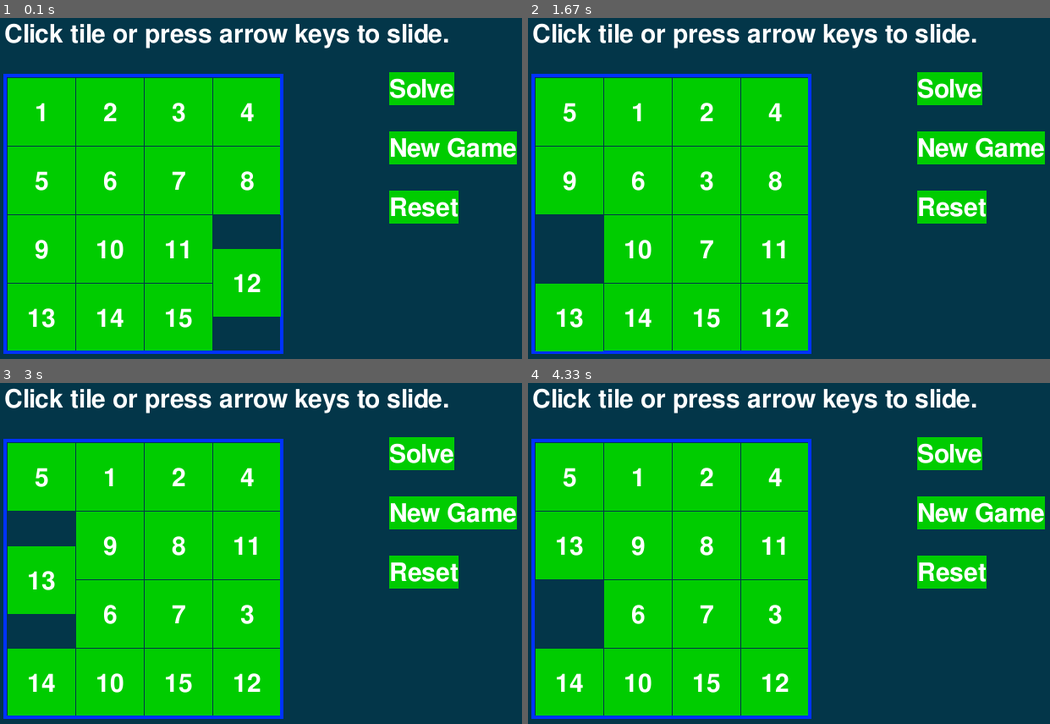
Above: before the commit, frames 1-4 (two rows, left to right).
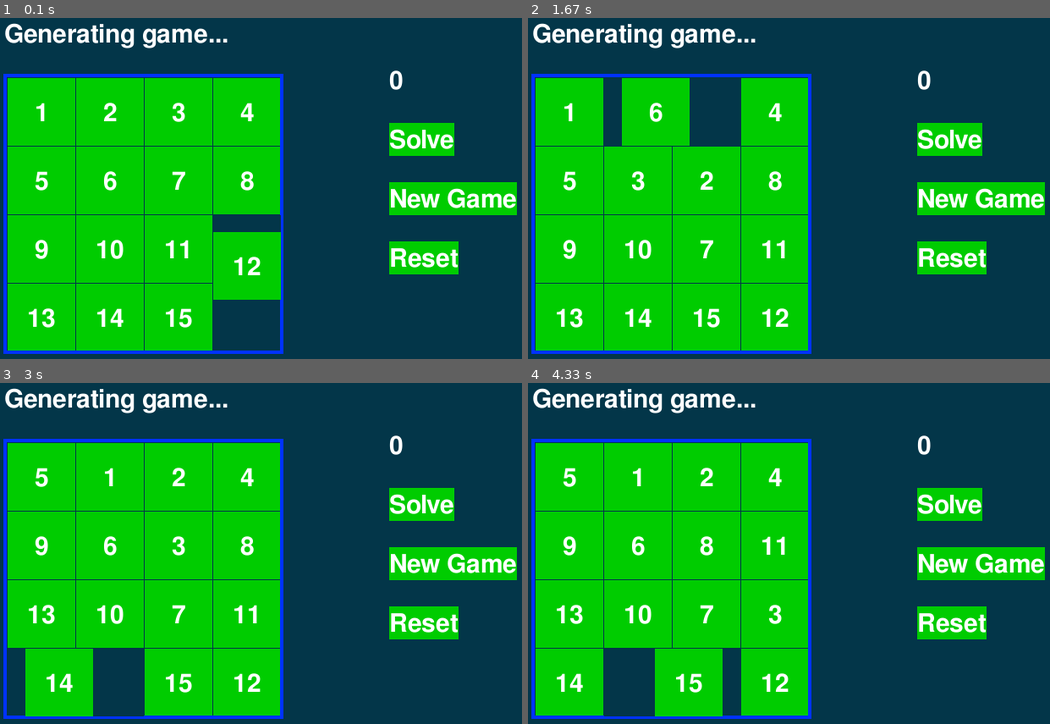
Above: after the commit, the same moments.

Repository: iorilan/py_game_playground
Game: pygame game, started from 04/run.py
Same seed, same stepped clock (60 frames per second), same inputs: the game is played once before the commit and once after it.
Inputs:
- Up to frame 1 (0.1 s): no input
- Up to frame 2 (1.67 s): no input
- Up to frame 3 (3 s): no input
- Up to frame 4 (4.33 s): no input

The runs differ from the first frame. In frame 1, 11% of the frame differs, in the area x 1-100%, y 1-88%; in frame 2, 15%; in frame 3, 16%, in the area x 1-100%, y 1-98%; in frame 4, 15%.

Commit message:
summary of py game

Diff:
--- a/04/game_context.py
+++ b/04/game_context.py
@@ -26,7 +26,7 @@
     BUTTONTEXTCOLOR = BLACK
     MESSAGECOLOR = WHITE
 
-    XMARGIN = 10#int((WINDOWWIDTH - (TILESIZE * BOARDWIDTH + (BOARDWIDTH - 1))) / 2)
+    XMARGIN = 10 #int((WINDOWWIDTH - (TILESIZE * BOARDWIDTH + (BOARDWIDTH - 1))) / 2)
     YMARGIN = int((WINDOWHEIGHT - (TILESIZE * BOARDHEIGHT + (BOARDHEIGHT - 1))) / 2)
 
     UP = 'up'
@@ -43,14 +43,18 @@
     NEW_RECT= None
     SOLVE_SURF= None
     SOLVE_RECT= None
+    STEP_SURF=None
+    STEP_RECT=None
+    STEP_TOTAL=0
 
     MAIN_BOARD = None
     SOLUTION_SEQ = None
     SOLVEDBOARD = None
 
     ALL_MOVES = []
-
     SLIDE_TO = None
 
+    TOTAL_NUMBER = 30
+    SLIDE_SPEED=20
 
-    TOTAL_NUMBER = 30
+    TEXT_DISPLAY=''
--- a/04/helper.py
+++ b/04/helper.py
@@ -1,7 +1,7 @@
 import pygame, sys, random
 from pygame.locals import *
 from game_context import ctx
-
+import numpy as np
 
 
 def initialize():
@@ -10,97 +10,105 @@
     ctx.BASICFONT = pygame.font.Font('freesansbold.ttf', ctx.BASICFONTSIZE)
 
     offset_x=180
-    offset_y=270
+    offset_y=210
     # Store the option buttons and their rectangles in OPTIONS.
     ctx.RESET_SURF, ctx.RESET_RECT = makeText('Reset',    ctx.TEXTCOLOR, ctx.TILECOLOR, ctx.WINDOWWIDTH - offset_x, ctx.WINDOWHEIGHT - offset_y)
     ctx.NEW_SURF,   ctx.NEW_RECT   = makeText('New Game', ctx.TEXTCOLOR, ctx.TILECOLOR, ctx.WINDOWWIDTH - offset_x, ctx.WINDOWHEIGHT - offset_y-70)
     ctx.SOLVE_SURF, ctx.SOLVE_RECT = makeText('Solve',    ctx.TEXTCOLOR, ctx.TILECOLOR, ctx.WINDOWWIDTH - offset_x, ctx.WINDOWHEIGHT - offset_y-140)
+    ctx.STEP_SURF, ctx.STEP_RECT = makeText(str(ctx.STEP_TOTAL),    ctx.TEXTCOLOR, ctx.TILECOLOR, ctx.WINDOWWIDTH - offset_x, ctx.WINDOWHEIGHT - offset_y-210)
 
     renew_game(ctx.TOTAL_NUMBER)
     ctx.SOLVEDBOARD = getStartingBoard()
 
 
-def renew_game(numSlides):
+def renew_game(steps):
     ctx.SOLUTION_SEQ = []
     ctx.MAIN_BOARD = getStartingBoard()
     lastMove = None
-    for i in range(numSlides):
+    ctx.TEXT_DISPLAY = 'Generating game...'
+    ctx.STEP_TOTAL=0
+    for i in range(steps):
         move = getRandomMove(ctx.MAIN_BOARD, lastMove)
         makeMove(ctx.MAIN_BOARD, move)
 
         ctx.SOLUTION_SEQ.append(move)
         lastMove = move
 
-
+    ctx.TEXT_DISPLAY = 'press arrow keys to slide'
+
+"""
+-x---------------------------
+y
+-   left to right
+-
+-   top to bottom
+-
+-
+-
+-
+-
+"""
 def getStartingBoard():
-    # Return a board data structure with tiles in the solved state.
-    # For example, if BOARDWIDTH and BOARDHEIGHT are both 3, this function
-    # returns [[1, 4, 7], [2, 5, 8], [3, 6, BLANK]]
-    counter = 1
-    board = []
-    for x in range(ctx.BOARDWIDTH):
-        column = []
-        for y in range(ctx.BOARDHEIGHT):
-            column.append(counter)
-            counter += ctx.BOARDWIDTH
-        board.append(column)
-        counter -= ctx.BOARDWIDTH * (ctx.BOARDHEIGHT - 1) + ctx.BOARDWIDTH - 1
-
-    board[ctx.BOARDWIDTH-1][ctx.BOARDHEIGHT-1] = ctx.BLANK
+    col,row=ctx.BOARDWIDTH,ctx.BOARDHEIGHT
+    board = [[]]*col
+    for c in range (col):
+        board[c] = [0]*row
+
+    n=0
+    for r in range(row):
+        for c in range(col):
+            n+=1
+            board[c][r]=n
+    board[col-1][row-1]=ctx.BLANK
+
     return board
 
 
 
 def slideAnimation(board, direction, animationSpeed):
-    blankx, blanky = getBlankPosition(board)
+    x, y = getBlankPosition(board)
     if direction == ctx.UP:
-        movex = blankx
-        movey = blanky + 1
+        y += 1
     elif direction == ctx.DOWN:
-        movex = blankx
-        movey = blanky - 1
+        movex = x
+        y -= 1
     elif direction == ctx.LEFT:
-        movex = blankx + 1
-        movey = blanky
+        x += 1
     elif direction == ctx.RIGHT:
-        movex = blankx - 1
-        movey = blanky
-
-    print(f'{movex},{movey}')
+        x -= 1
+
+    #print(f'{movex},{movey}')
     update_screen()
-    # prepare the base surface
-    baseSurf = ctx.DISPLAYSURF.copy()
-    # draw a blank space over the moving tile on the baseSurf Surface.
-    moveLeft, moveTop = getLeftTopOfTile(movex, movey)
-    pygame.draw.rect(baseSurf, ctx.BGCOLOR, (moveLeft, moveTop, ctx.TILESIZE, ctx.TILESIZE))
+
+    from_x, from_y = getLeftTopOfTile(x, y)
 
     for i in range(0, ctx.TILESIZE, animationSpeed):
-        ctx.DISPLAYSURF.blit(baseSurf, (0, 0))
+        """
+        to 'refresh' the old rect color
+        """
+        pygame.draw.rect(ctx.DISPLAYSURF, ctx.BGCOLOR, (from_x, from_y, ctx.TILESIZE, ctx.TILESIZE))
+
         if direction == ctx.UP:
-            drawTile(movex, movey, board[movex][movey], 0, -i)
+            drawTile(x, y, board[x][y], 0, -i)
         if direction == ctx.DOWN:
-            drawTile(movex, movey, board[movex][movey], 0, i)
+            drawTile(x, y, board[x][y], 0, i)
         if direction == ctx.LEFT:
-            drawTile(movex, movey, board[movex][movey], -i, 0)
+            drawTile(x, y, board[x][y], -i, 0)
         if direction == ctx.RIGHT:
-            drawTile(movex, movey, board[movex][movey], i, 0)
+            drawTile(x, y, board[x][y], i, 0)
 
 
         pygame.display.update()
         ctx.FPSCLOCK.tick(ctx.FPS)
-
-
 
 def update_screen():
     #screen
     ctx.DISPLAYSURF.fill(ctx.BGCOLOR)
 
-    #message box
-    message = 'Click tile or press arrow keys to slide.'
-
+    #check win
     if ctx.MAIN_BOARD == ctx.SOLVEDBOARD:
-        print('solved')
-        message = 'Solved'
+        #print('solved')
+        ctx.TEXT_DISPLAY = 'Solved'
         #play won animation
         for tilex in range(len(ctx.MAIN_BOARD)):
             for tiley in range(len(ctx.MAIN_BOARD[0])):
@@ -111,21 +119,22 @@
                     ctx.FPSCLOCK.tick(ctx.FPS)
         ctx.MAIN_BOARD=[]
         ctx.SOLVEDBOARD = None
-        pygame.time.wait(500)
+        pygame.time.wait(1000)
         renew_game(ctx.TOTAL_NUMBER)
         ctx.SOLVEDBOARD = getStartingBoard()
         print('renewed')
         return
 
-    textSurf, textRect = makeText(message, ctx.MESSAGECOLOR, ctx.BGCOLOR, 5, 5)
+    #show text
+    textSurf, textRect = makeText(ctx.TEXT_DISPLAY, ctx.MESSAGECOLOR, ctx.BGCOLOR, 5, 5)
     ctx.DISPLAYSURF.blit(textSurf, textRect)
 
     board=ctx.MAIN_BOARD
     #boxes
-    for tilex in range(len(board)):
-        for tiley in range(len(board[0])):
-            if board[tilex][tiley]:
-                drawTile(tilex, tiley, board[tilex][tiley])
+    for col in range(ctx.BOARDWIDTH):
+        for row in range(ctx.BOARDHEIGHT):
+            if board[col][row]:
+                drawTile(col, row, board[col][row])
 
     left, top = getLeftTopOfTile(0, 0)
     width = ctx.BOARDWIDTH * ctx.TILESIZE
@@ -136,6 +145,10 @@
     ctx.DISPLAYSURF.blit(ctx.RESET_SURF, ctx.RESET_RECT)
     ctx.DISPLAYSURF.blit(ctx.NEW_SURF, ctx.NEW_RECT)
     ctx.DISPLAYSURF.blit(ctx.SOLVE_SURF, ctx.SOLVE_RECT)
+
+    #steps has made
+    ctx.STEP_SURF =  ctx.BASICFONT.render(str(ctx.STEP_TOTAL), True, ctx.TEXTCOLOR, ctx.BGCOLOR)
+    ctx.DISPLAYSURF.blit(ctx.STEP_SURF, ctx.STEP_RECT)
 
     pygame.display.update()
     ctx.FPSCLOCK.tick(ctx.FPS)
@@ -160,37 +173,37 @@
     sys.exit()
 
 
-def drawTile(tilex, tiley, number, adjx=0, adjy=0):
-    # draw a tile at board coordinates tilex and tiley, optionally a few
-    # pixels over (determined by adjx and adjy)
-    left, top = getLeftTopOfTile(tilex, tiley)
+def drawTile(x, y, number, adjx=0, adjy=0):
+    left, top = getLeftTopOfTile(x, y)
     pygame.draw.rect(ctx.DISPLAYSURF, ctx.TILECOLOR, (left + adjx, top + adjy, ctx.TILESIZE, ctx.TILESIZE))
+
     textSurf = ctx.BASICFONT.render(str(number), True, ctx.TEXTCOLOR)
     textRect = textSurf.get_rect()
     textRect.center = left + int(ctx.TILESIZE / 2) + adjx, top + int(ctx.TILESIZE / 2) + adjy
     ctx.DISPLAYSURF.blit(textSurf, textRect)
 
 
+
 def makeMove(board, move):
-    blankx, blanky = getBlankPosition(board)
+    x, y = getBlankPosition(board)
     if move == ctx.UP :
-        slideAnimation(board, ctx.UP, animationSpeed=int(ctx.TILESIZE / 2))
-        board[blankx][blanky], board[blankx][blanky + 1] = board[blankx][blanky + 1], board[blankx][blanky]
+        slideAnimation(board, ctx.UP, animationSpeed=ctx.SLIDE_SPEED)
+        board[x][y], board[x][y + 1] = board[x][y + 1], board[x][y]
     elif move == ctx.DOWN :
-        slideAnimation(board, ctx.DOWN, animationSpeed=int(ctx.TILESIZE / 2))
-        board[blankx][blanky], board[blankx][blanky - 1] = board[blankx][blanky - 1], board[blankx][blanky]
+        slideAnimation(board, ctx.DOWN, animationSpeed=ctx.SLIDE_SPEED)
+        board[x][y], board[x][y - 1] = board[x][y - 1], board[x][y]
     elif move == ctx.LEFT :
-        slideAnimation(board, ctx.LEFT, animationSpeed=int(ctx.TILESIZE / 2))
-        board[blankx][blanky], board[blankx + 1][blanky] = board[blankx + 1][blanky], board[blankx][blanky]
+        slideAnimation(board, ctx.LEFT, animationSpeed=ctx.SLIDE_SPEED)
+        board[x][y], board[x + 1][y] = board[x + 1][y], board[x][y]
     elif move == ctx.RIGHT :
-        slideAnimation(board, ctx.RIGHT, animationSpeed=int(ctx.TILESIZE / 2))
-        board[blankx][blanky], board[blankx - 1][blanky] = board[blankx - 1][blanky], board[blankx][blanky]
-
-
-
-def getLeftTopOfTile(tileX, tileY):
-    left = ctx.XMARGIN + (tileX * ctx.TILESIZE) + (tileX - 1)
-    top = ctx.YMARGIN + (tileY * ctx.TILESIZE) + (tileY - 1)
+        slideAnimation(board, ctx.RIGHT, animationSpeed=ctx.SLIDE_SPEED)
+        board[x][y], board[x - 1][y] = board[x - 1][y], board[x][y]
+
+
+
+def getLeftTopOfTile(idx_x, idx_y):
+    left = ctx.XMARGIN + (idx_x * ctx.TILESIZE) + (idx_x - 1)
+    top = ctx.YMARGIN + (idx_y * ctx.TILESIZE) + (idx_y - 1)
     return (left, top)
 
 
@@ -206,7 +219,7 @@
 
 def isValidMove(board, move):
     blankx, blanky = getBlankPosition(board)
-    return (move == ctx.UP and blanky != len(board[0]) - 1) or \
+    return (move == ctx.UP and blanky != ctx.BOARDHEIGHT - 1) or \
            (move == ctx.DOWN and blanky != 0) or \
            (move == ctx.LEFT and blankx != len(board) - 1) or \
            (move == ctx.RIGHT and blankx != 0)
--- a/04/run.py
+++ b/04/run.py
@@ -1,3 +1,43 @@
+"""
+    pygame functions used:
+
+-draw text on screen
+    font=pygame.font.Font('freesansbold.ttf', size)
+    surf=font.render('text', True, (255, 255, 255))
+    rect=surf.get_rect()
+    rect.center = 100,100
+    #screen = pygame.display.set_mode((w,h))
+    screen.blit(surf, rect)
+
+-draw rect
+    pygame.draw.rect(screen, background_color, (left, top, width, height))
+
+    -fill screen with color
+    screen.fill((r,g,b))
+
+-update screen
+    pygame.display.update()
+    clock=pygame.time.Clock()
+    clock.tick(30)
+
+
+-quit game
+    pygame.quit()
+    sys.exit()
+
+
+-(x,y) collide with rect
+    rect=pygame.Rect(left, top, w,h)
+    rect.collidepoint(x,y) #True/False
+
+-event handle
+    for event in pygame.event.get()
+    event.type == MOUSEBUTTONUP
+    clicked_x_y: event.pos[0], event.pos[1]
+    event.type == KEYUP
+    pressed_key : event.key
+"""
+
 import pygame, sys, random
 from pygame.locals import *
 from game_context import ctx
@@ -13,11 +53,12 @@
     elif event.key in (K_DOWN, K_s) :
         ctx.SLIDE_TO = ctx.DOWN
     elif event.key == K_ESCAPE:
-        helper.terminate() # terminate if the KEYUP event was for the Esc key
+        helper.terminate()
 
     if ctx.SLIDE_TO and helper.isValidMove(ctx.MAIN_BOARD, ctx.SLIDE_TO):
+        ctx.STEP_TOTAL+=1
         helper.makeMove(ctx.MAIN_BOARD, ctx.SLIDE_TO)
-        ctx.ALL_MOVES.append(ctx.SLIDE_TO) # record the slide
+        ctx.ALL_MOVES.append(ctx.SLIDE_TO)
 
 def handle_event_mouse(event):
     spotx, spoty = helper.getSpotClicked(ctx.MAIN_BOARD, event.pos[0], event.pos[1])
